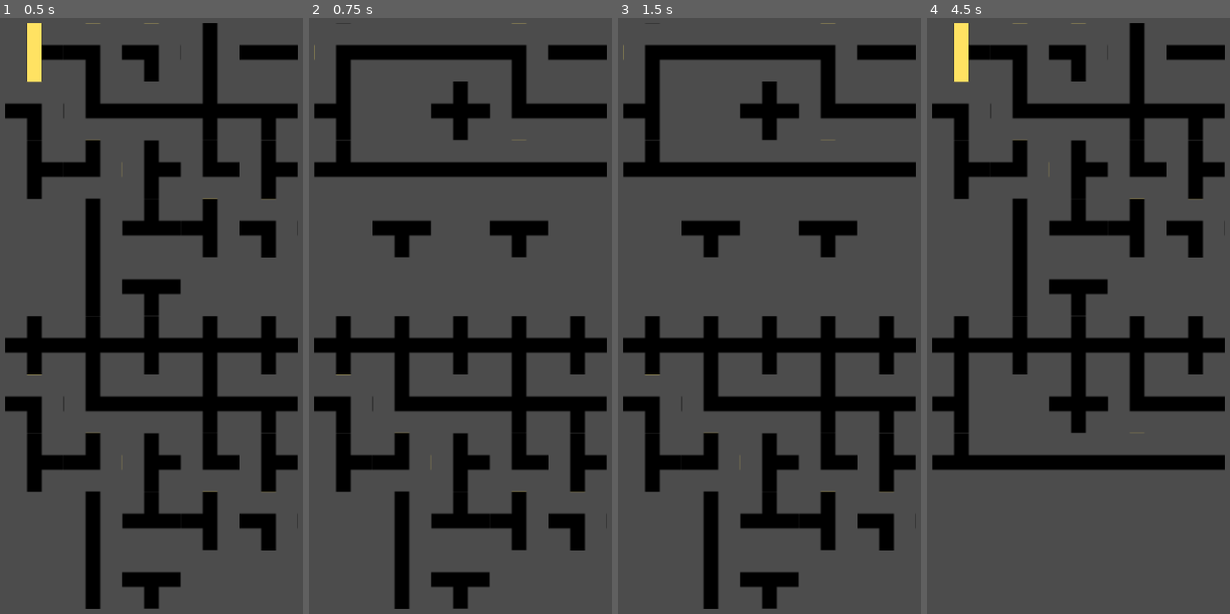
Above: before the commit, frames 1-4 (left to right).
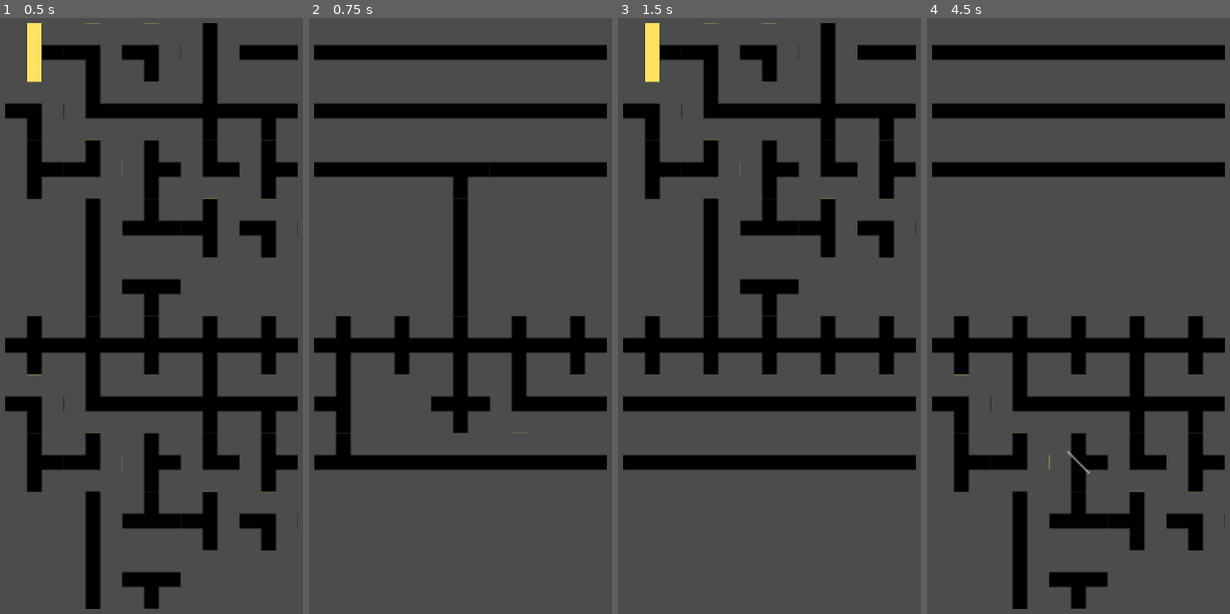
Above: after the commit, the same moments.

Repository: jojva/ld48
Game: Godot game, scene res://Main.tscn
The game is run twice, just before and just after one commit, with the same random seed, the same clock (stepped at 60 frames per second) and the same inputs.
Inputs (mouse positions are in pixels of both pictures, inside the frame that each line leads up to):
- Up to frame 1 (0.5 s): no input
- Up to frame 2 (0.75 s): tap Enter at 0.5 s; move the mouse to (545, 280) at 0.52 s; hold Right (ui_right) from 0.53 s (still down); hold A (ui_look_left, bound only after the commit) from 0.53 s (still down); click (545, 280) at 0.67 s
- Up to frame 3 (1.5 s): tap E (ui_look_right, bound only after the commit) at 0.8, 1.35 s; tap Space at 1.25 s; move the mouse to (693, 351) at 1.27 s; release Right (ui_right) at 1.28 s; release A (ui_look_left, bound only after the commit) at 1.28 s; hold Down (ui_down) from 1.28 s (still down)
- Up to frame 4 (4.5 s): tap A (ui_look_left, bound only after the commit) at 1.55, 3.05 s; tap Enter at 2, 3.5 s; move the mouse to (1117, 167) at 2.02 s; release Down (ui_down) at 2.03 s; hold Right (ui_right) 2.03-2.78 s; hold A (ui_look_left, bound only after the commit) 2.03-2.78 s; tap E (ui_look_right, bound only after the commit) at 2.3, 2.85, 3.8, 4.35 s; tap Space at 2.75, 4.25 s; move the mouse to (1060, 453) at 2.77 s; hold Up (ui_up) 2.78-3.53 s; click (1060, 453) at 2.92 s; move the mouse to (1193, 417) at 3.52 s; hold A (ui_look_left, bound only after the commit) 3.53-4.28 s; hold Left (ui_left) from 3.53 s (still down); move the mouse to (963, 214) at 4.27 s

Frame 1 is identical in both runs. In frame 2, 13% of the frame differs, in the area x 1-92%, y 0-100%; in frame 3, 16%; in frame 4, 17%.

Commit message:
Rotate whole tower

Diff:
--- /dev/null
+++ b/Constants.gd
@@ -0,0 +1,6 @@
+class_name Constants
+extends Reference
+
+const CELL_SIZE = 32
+const ROWS = 5
+const COLS = 5
--- a/Level.gd
+++ b/Level.gd
@@ -3,10 +3,6 @@
 
 
 signal updated
-
-
-const ROWS = 5
-const COLS = 5
 
 
 const light_input = [
@@ -64,22 +60,22 @@
 
 func to_local_cell(pos):
 	pos.x -= position.x / $Circuit.cell_size.x
-	pos.y = int(pos.y) % ROWS
+	pos.y = int(pos.y) % Constants.ROWS
 	return pos
 
 
 func shift(direction):
-	position.x += direction * COLS * $Circuit.cell_size.x
+	position.x += direction * Constants.COLS * $Circuit.cell_size.x
 	var offset_src
 	var offset_dst
 	if direction > 0:
 		offset_dst = Vector2(0, 0)
-		offset_src = Vector2(COLS * 4, 0)
+		offset_src = Vector2(Constants.COLS * 4, 0)
 	else:
-		offset_src = Vector2(-COLS, 0)
-		offset_dst =Vector2(COLS * 3, 0)
-	for r in range(ROWS):
-		for c in range(COLS):
+		offset_src = Vector2(-Constants.COLS, 0)
+		offset_dst =Vector2(Constants.COLS * 3, 0)
+	for r in range(Constants.ROWS):
+		for c in range(Constants.COLS):
 			var cursor = Vector2(c, r)
 			move_cell($Circuit, cursor + offset_src, cursor + offset_dst)
 			move_cell($Mirrors, cursor + offset_src, cursor + offset_dst)
--- /dev/null
+++ b/Main.gd
@@ -0,0 +1,15 @@
+extends Node2D
+
+
+var current_face = 0
+
+
+func _input(e):
+	if e.is_action_pressed("ui_look_left"):
+		current_face = (current_face + 1) % 4
+		$ViewportContainer/Viewport/Tower.position.x = \
+			- current_face * Constants.COLS * Constants.CELL_SIZE * $ViewportContainer/Viewport/Tower.scale.x
+	if e.is_action_pressed("ui_look_right"):
+		current_face = (current_face + 3) % 4
+		$ViewportContainer/Viewport/Tower.position.x = \
+			- current_face * Constants.COLS * Constants.CELL_SIZE * $ViewportContainer/Viewport/Tower.scale.x
--- a/Main.tscn
+++ b/Main.tscn
@@ -1,8 +1,10 @@
-[gd_scene load_steps=2 format=2]
+[gd_scene load_steps=3 format=2]
 
 [ext_resource path="res://Tower.tscn" type="PackedScene" id=1]
+[ext_resource path="res://Main.gd" type="Script" id=2]
 
 [node name="Main" type="Node2D"]
+script = ExtResource( 2 )
 
 [node name="ViewportContainer" type="ViewportContainer" parent="."]
 margin_left = 100.0
@@ -15,5 +17,7 @@
 
 [node name="Viewport" type="Viewport" parent="ViewportContainer"]
 size = Vector2( 640, 1280 )
+handle_input_locally = false
+render_target_update_mode = 3
 
 [node name="Tower" parent="ViewportContainer/Viewport" instance=ExtResource( 1 )]
--- a/Tower.gd
+++ b/Tower.gd
@@ -5,7 +5,7 @@
 const START_X = 0
 const START_Y = 0
 const NB_LEVELS = 2
-var TOTAL_ROWS = Level.ROWS * NB_LEVELS
+var TOTAL_ROWS = Constants.ROWS * NB_LEVELS
 
 enum Directions {
 	RIGHT,
@@ -59,10 +59,10 @@
 func update_light():
 	var tile_light = {}
 	for r in range(TOTAL_ROWS):
-		for c in range(Level.COLS * 4):
+		for c in range(Constants.COLS * 4):
 			tile_light[Vector2(c, r)] = [false, false, false, false]
 	var direction = Directions.DOWN
-	var pos = Vector2(START_X + Level.COLS * light_source_side, START_Y)
+	var pos = Vector2(START_X + Constants.COLS * light_source_side, START_Y)
 	while direction != -1 and pos.y >= 0 and pos.y < TOTAL_ROWS:
 		var level = get_level(pos)
 		var res = level.propagate_light(pos, direction)
@@ -72,19 +72,19 @@
 			tile_light[pos][direction] = true
 		pos = step(pos, direction)
 	for r in range(TOTAL_ROWS):
-		for c in range(Level.COLS * 4):
+		for c in range(Constants.COLS * 4):
 			$Light.update_cell(c, r, tile_light[Vector2(c, r)])
 	if pos.y >= TOTAL_ROWS:
 		emit_signal("game_won")
 
 
 func get_level(pos):
-	return get_node("Level" + str(int(pos.y / Level.ROWS)))
+	return get_node("Level" + str(int(pos.y / Constants.ROWS)))
 
 
 func step(pos, direction):
 	var new_pos = pos + directions_vec[direction]
-	new_pos.x = int(new_pos.x + Level.COLS * 4) % (Level.COLS * 4)
+	new_pos.x = int(new_pos.x + Constants.COLS * 4) % (Constants.COLS * 4)
 	return new_pos
 
 
--- a/Tower.tscn
+++ b/Tower.tscn
@@ -234,6 +234,10 @@
 [node name="Tower" type="Node2D"]
 scale = Vector2( 4, 4 )
 script = ExtResource( 3 )
+__meta__ = {
+"_edit_horizontal_guides_": [  ],
+"_edit_vertical_guides_": [ 639.865 ]
+}
 
 [node name="Level0" parent="." instance=ExtResource( 4 )]
 
--- a/project.godot
+++ b/project.godot
@@ -10,6 +10,11 @@
 
 _global_script_classes=[ {
 "base": "Reference",
+"class": "Constants",
+"language": "GDScript",
+"path": "res://Constants.gd"
+}, {
+"base": "Reference",
 "class": "Directions",
 "language": "GDScript",
 "path": "res://Directions.gd"
@@ -20,6 +25,7 @@
 "path": "res://Level.gd"
 } ]
 _global_script_class_icons={
+"Constants": "",
 "Directions": "",
 "Level": ""
 }
@@ -36,6 +42,19 @@
 window/size/height=1480
 window/stretch/aspect="keep"
 
+[input]
+
+ui_look_left={
+"deadzone": 0.5,
+"events": [ Object(InputEventKey,"resource_local_to_scene":false,"resource_name":"","device":0,"alt":false,"shift":false,"control":false,"meta":false,"command":false,"pressed":false,"scancode":65,"unicode":0,"echo":false,"script":null)
+ ]
+}
+ui_look_right={
+"deadzone": 0.5,
+"events": [ Object(InputEventKey,"resource_local_to_scene":false,"resource_name":"","device":0,"alt":false,"shift":false,"control":false,"meta":false,"command":false,"pressed":false,"scancode":69,"unicode":0,"echo":false,"script":null)
+ ]
+}
+
 [physics]
 
 common/enable_pause_aware_picking=true
